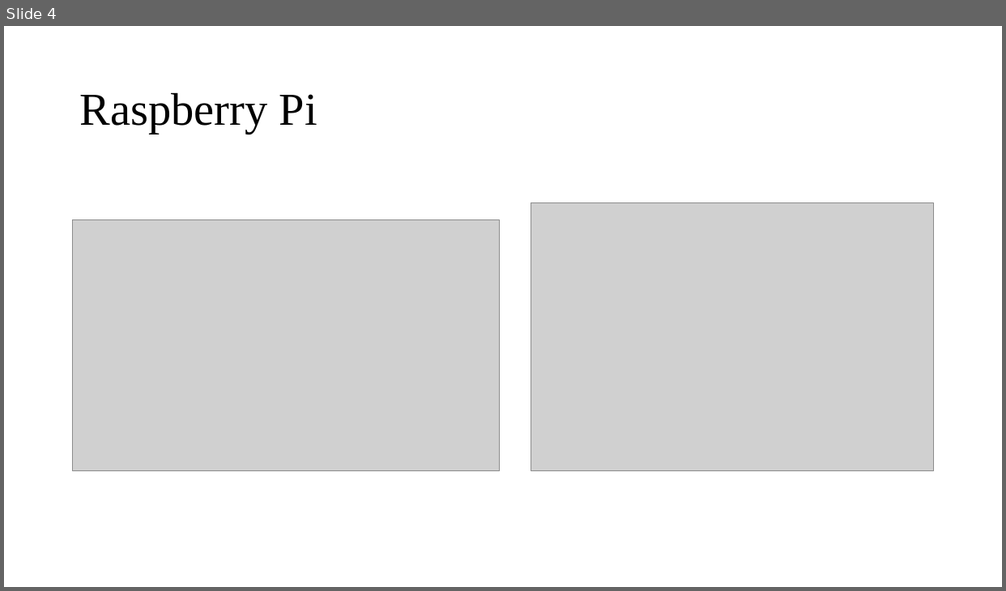
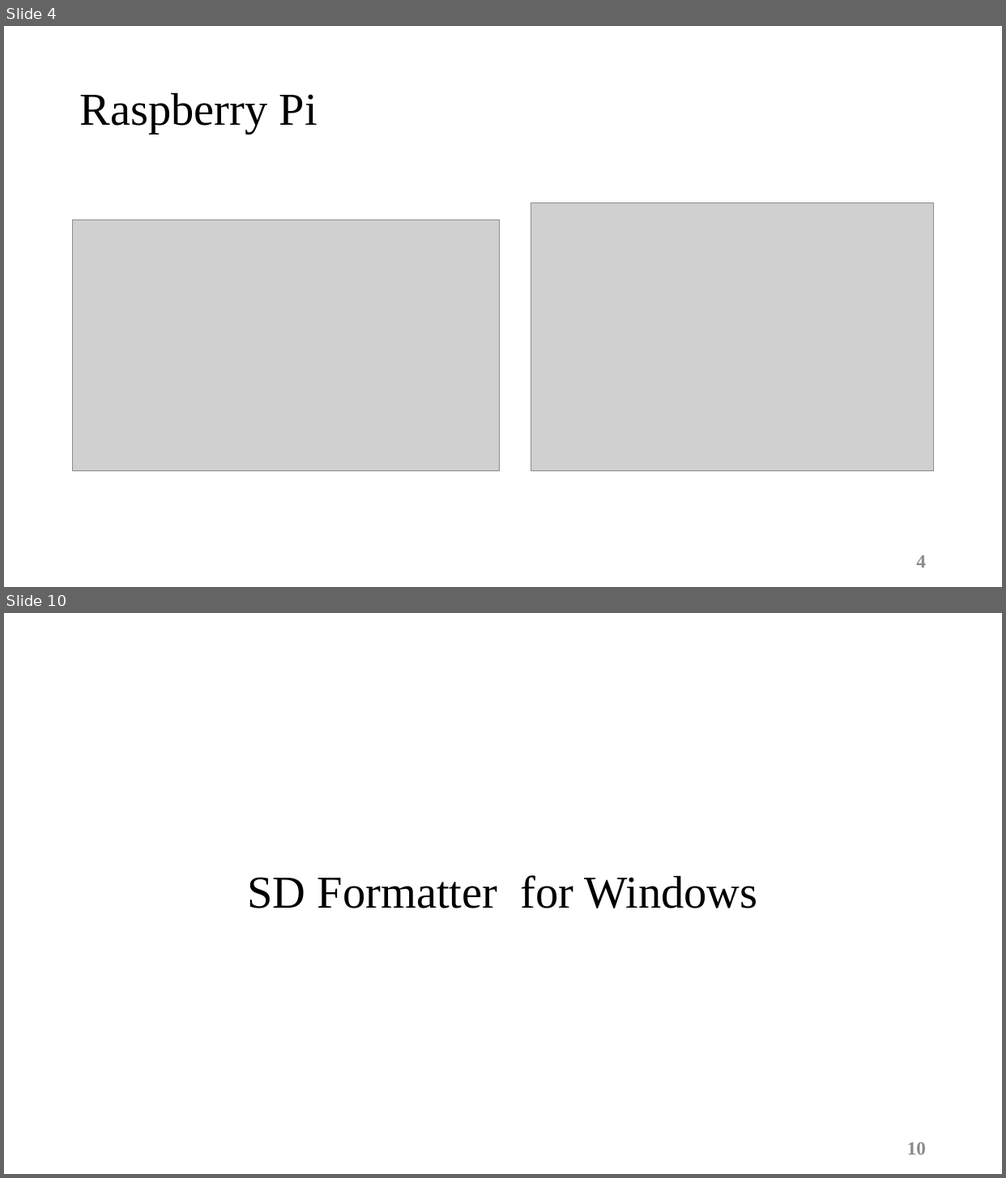
Before and after one commit to sabouri1994/Coursera_IOT_Specialization-, a slide deck: 4-The Raspberry Pi Platform and Python Programming for the Raspberry Pi/Week1/1_ Setup.pptx. Shown one above the other, each under a label of ours: slide 4 before the commit, slides 4 and 10 after it; the slides between them are not shown. The pictures are 1006x591 and 1006x1178 pixels, drawn with LibreOffice and Linux fonts; fonts in the diff are those of the drawing; grey boxes stand for pictures. Boxes give left, top, right and bottom in pixels: in the first picture for what was removed or moved away, otherwise in the second. Text is boxed around its words. In the diff, an @@ line names an element or a change of style, - is before the commit and + after.

```diff
--- a/4-The Raspberry Pi Platform and Python Programming for the Raspberry Pi/Week1/1_ Setup.pptx
+++ b/4-The Raspberry Pi Platform and Python Programming for the Raspberry Pi/Week1/1_ Setup.pptx
@@ slide 10 added at bbox=[4, 613, 1002, 1174], background #FFFFFF @@
@@ title added at bbox=[248, 875, 757, 909], 44 pt, text #000000 @@
+SD Formatter for Windows
@@ page number added at bbox=[907, 1143, 926, 1155], 18 pt, text #8C8C8C, bold @@
+10
@@ slide 4 changed as well @@
@@ page number added at bbox=[916, 556, 926, 568], 18 pt, text #8C8C8C, bold @@
+4
```
Also in this commit, not shown: 3 other slides changed, 16 other slides added.
